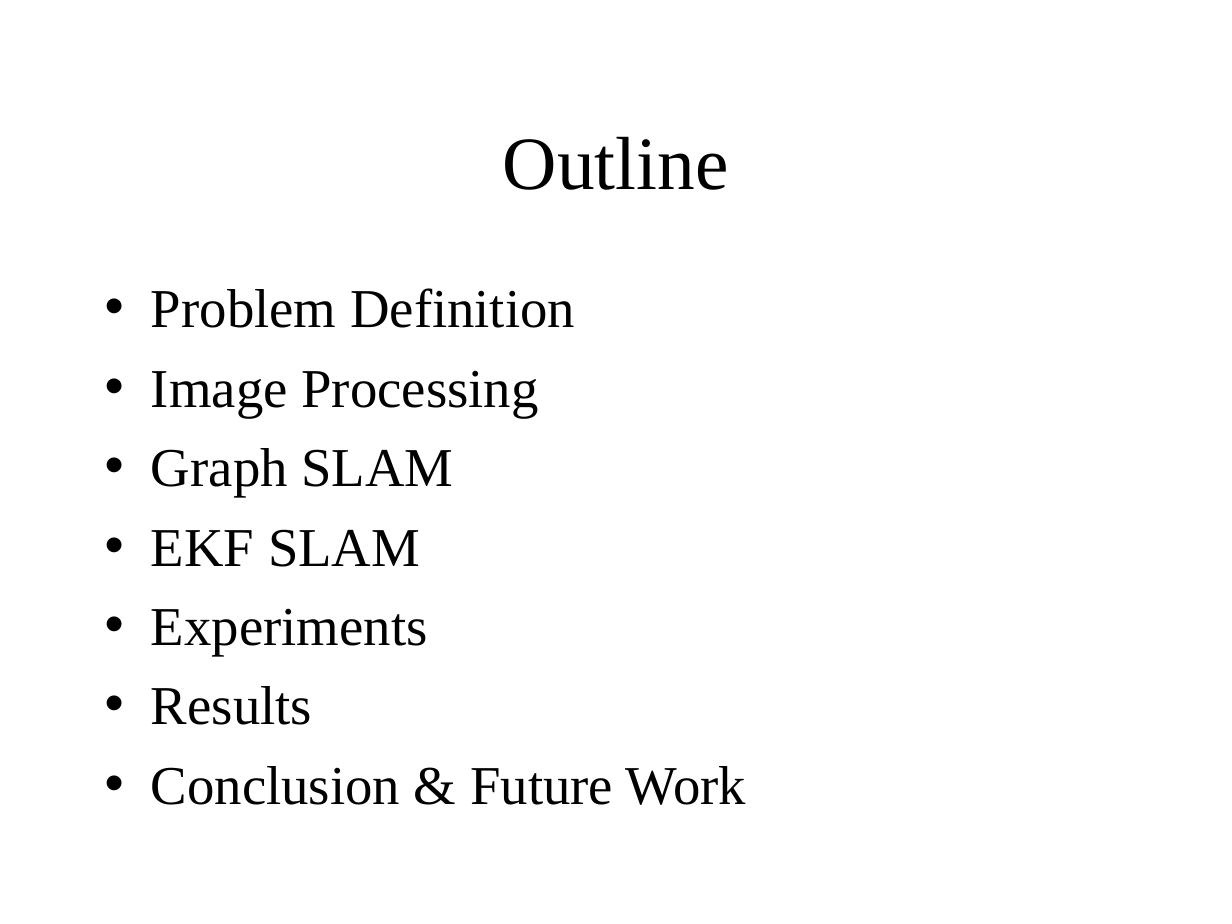
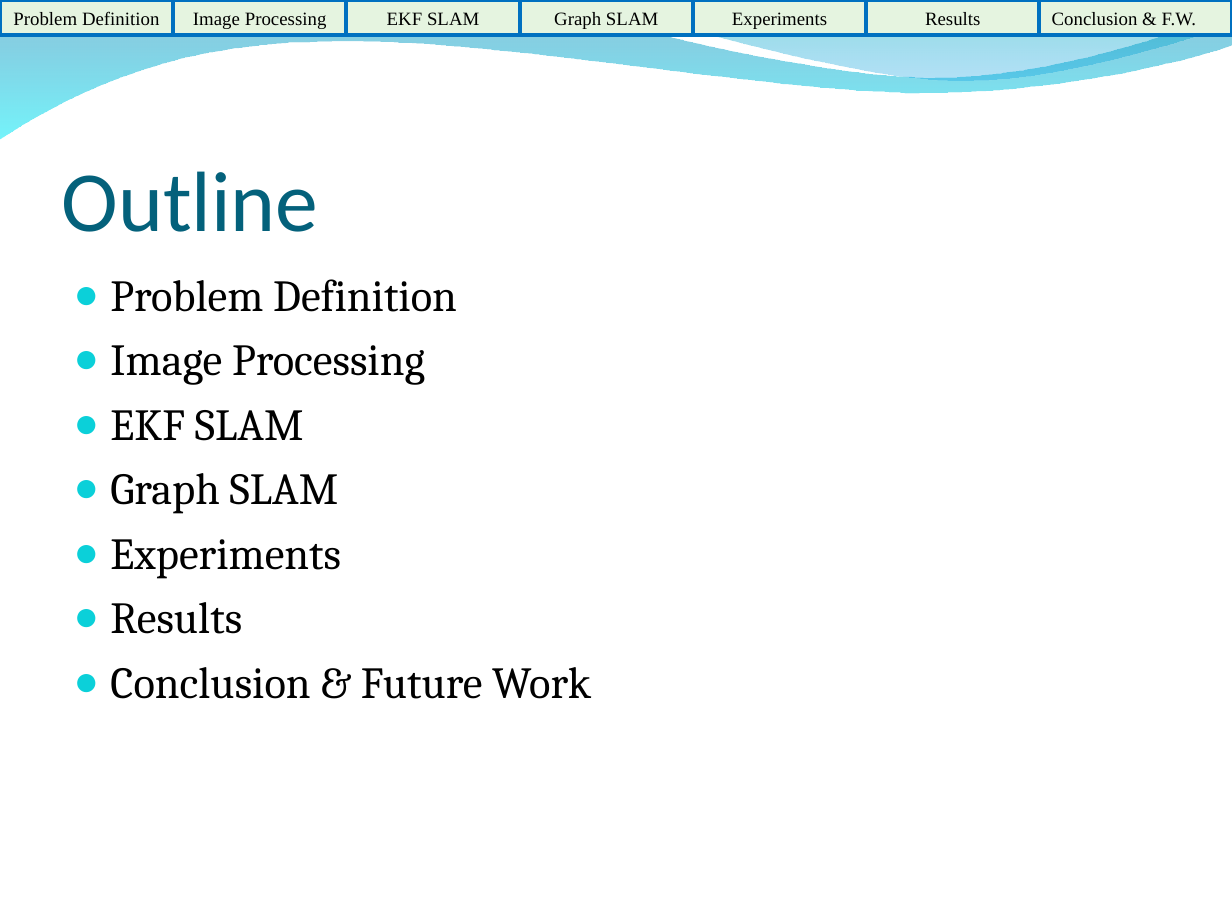
Before and after one commit to HerkyJerky/NAO-ALPHA-AS-FUCK-ROBOTS, a slide deck: slide 2 of Presentation Parts/EKF SLAM part.ppt. Drawn at 1232x924 pixels with LibreOffice and Linux fonts; fonts in the diff are those of the drawing; background and template pictures are left out. Boxes give left, top, right and bottom in pixels: in the first picture for what was removed or moved away, otherwise in the second. Text is boxed around its words. In the diff, an @@ line names an element or a change of style, - is before the commit and + after.

```diff
--- a/Presentation Parts/EKF SLAM part.ppt
+++ b/Presentation Parts/EKF SLAM part.ppt
@@ freeform shape added at (0,0,1232,139), fill gradient #0079AF to #00EBF8 @@
@@ rectangle added at (0,0,174,36), fill #E5F4E0, outline #0070C0 2.24 pt, 11 pt, text #000000 @@
+Problem Definition
@@ rectangle added at (174,0,347,36), fill #E5F4E0, outline #0070C0 2.24 pt, 11 pt, text #000000 @@
+Image Processing
@@ rectangle added at (346,0,520,36), fill #E5F4E0, outline #0070C0 2.24 pt, 11 pt, text #000000 @@
+EKF SLAM
@@ rectangle added at (520,0,694,36), fill #E5F4E0, outline #0070C0 2.24 pt, 11 pt, text #000000 @@
+Graph SLAM
@@ freeform shape added at (590,0,1232,85), fill gradient #00ADB6 to #009BE5 @@
@@ rectangle added at (694,0,867,36), fill #E5F4E0, outline #0070C0 2.24 pt, 11 pt, text #000000 @@
+Experiments
@@ rectangle added at (866,0,1040,36), fill #E5F4E0, outline #0070C0 2.24 pt, 11 pt, text #000000 @@
+Results
@@ rectangle added at (1040,0,1232,36), fill #E5F4E0, outline #0070C0 2.24 pt, 11 pt, text #000000 @@
+Conclusion & F.W.
@@ title "Outline": place and size @@
-title "Outline" at (503,136,729,190)
+title "Outline" at (62,171,319,232)
@@ title "Outline" at (62,171,319,232): size 44 to 50 pt, font Times New Roman to Calibri, text colour #000000 to #04617B; alignment centre to left; vertical alignment middle to bottom @@
@@ text "Problem Definition": place and size @@
-text "Problem Definition" at (151,288,746,805)
+text "Problem Definition" at (110,279,591,699)
@@ text at (110,279,591,699): size 32 to 26 pt, font Times New Roman to Cambria; bullet • to ●; less space between paragraphs; bullet colour #000000 to #0BD0D9 @@
@@ text at (110,410,304,441): paragraph added @@
+● EKF SLAM
@@ text at (151,529,420,567): paragraph removed @@
-• EKF SLAM
```
Also in this commit, not shown: 10 other slides changed, 4 slides added, 4 slides removed.
